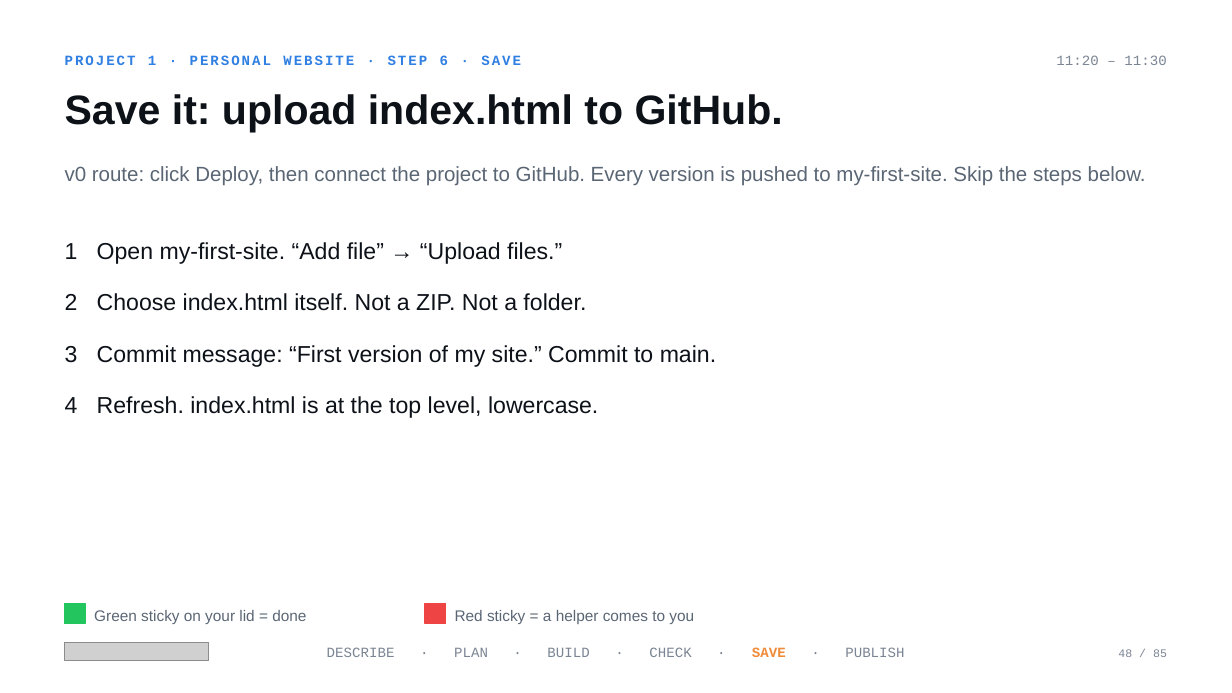
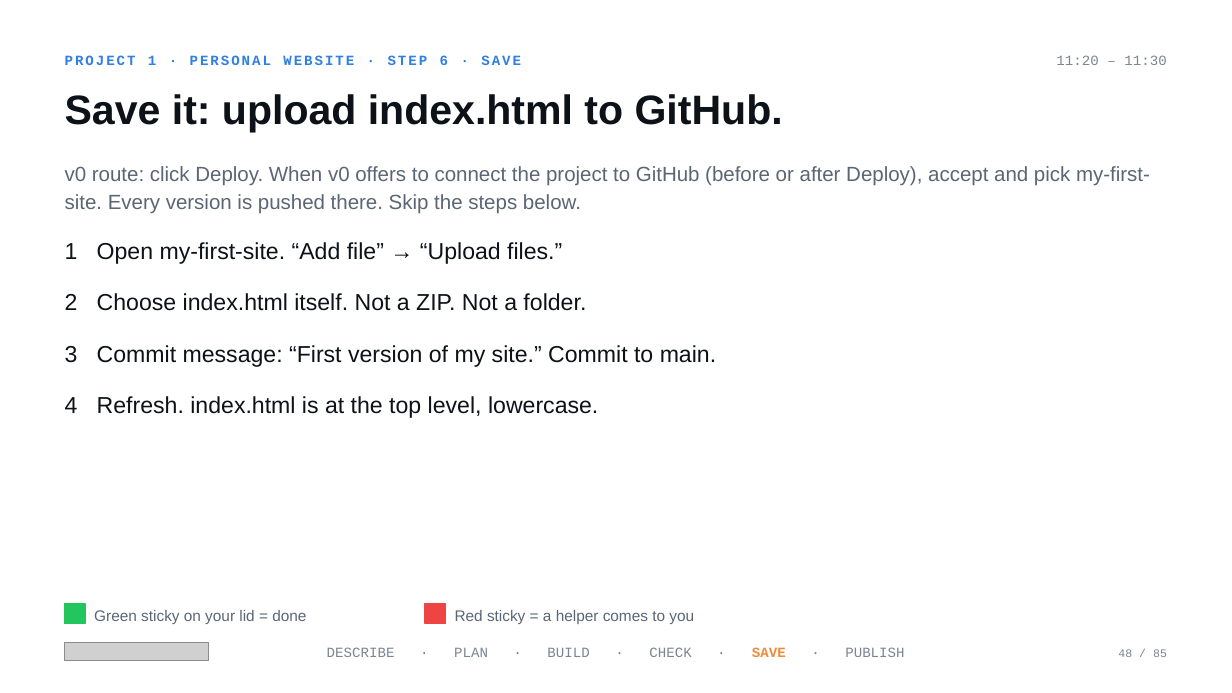
Before and after one commit to mrhinkle/Vibe-Coding-for-Non-Technical-Professionals, a slide deck: slide 48 of presentations/ato-2026-workshop/ato-2026-workshop.pptx. Drawn at 1232x693 pixels with LibreOffice and Linux fonts; fonts in the diff are those of the drawing; grey boxes stand for pictures. Boxes give left, top, right and bottom in pixels: in the first picture for what was removed or moved away, otherwise in the second. Text is boxed around its words. In the diff, an @@ line names an element or a change of style, - is before the commit and + after.

```diff
--- a/presentations/ato-2026-workshop/ato-2026-workshop.pptx
+++ b/presentations/ato-2026-workshop/ato-2026-workshop.pptx
@@ text at bbox=[65, 166, 1150, 214]: text changed @@
-v0 route: click Deploy, then connect the project to GitHub. Every version is pushed to my-first-site. Skip the steps below.
+v0 route: click Deploy. When v0 offers to connect the project to GitHub (before or after Deploy), accept and pick my-first-site. Every version is pushed there. Skip the steps below.
```
Also in this commit, not shown: 7 other slides changed, 19 other files.
